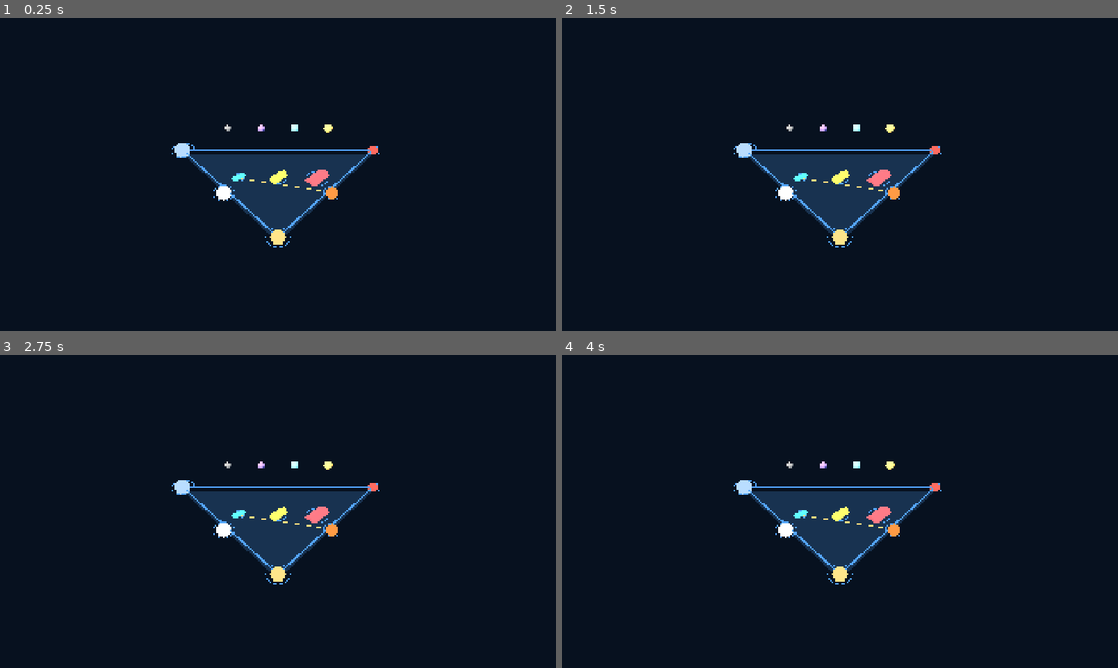
Above: before the commit, frames 1-4 (two rows, left to right).
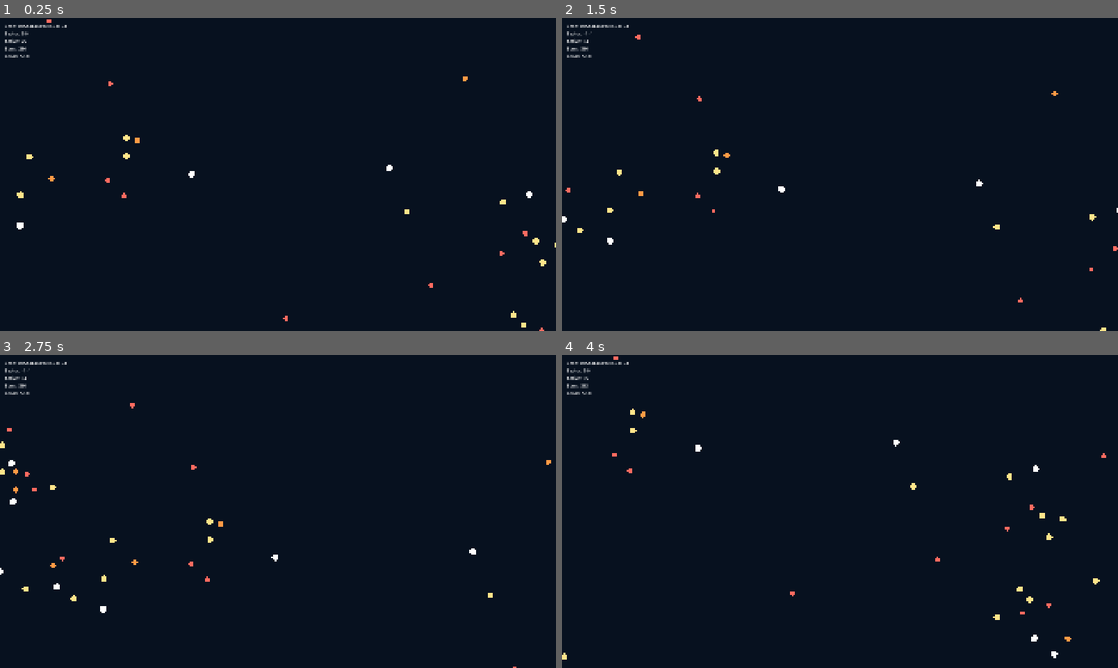
Above: after the commit, the same moments.

Repository: codephi/zodiakos-godot
Game: Godot game, scene res://scenes/demo/infinite_star_map_demo.tscn
Same seed, same stepped clock (60 frames per second), same inputs: the game is played once before the commit and once after it. Before the commit the project starts from res://scenes/demo/geometric_visual_demo.tscn.
Inputs (mouse positions are in pixels of both pictures, inside the frame that each line leads up to):
- Up to frame 1 (0.25 s): no input
- Up to frame 2 (1.5 s): tap Enter at 0.5 s; move the mouse to (962, 158) at 0.52 s; click (962, 158) at 0.67 s; tap Space at 1.25 s; drag from (728, 190) to (812, 237) at 1.27 s
- Up to frame 3 (2.75 s): tap Enter at 2 s; move the mouse to (333, 442) at 2.02 s; click (333, 442) at 2.17 s
- Up to frame 4 (4 s): tap Space at 2.75 s; drag from (812, 574) to (673, 464) at 2.77 s; tap Enter at 3.5 s; move the mouse to (1006, 558) at 3.52 s; click (1006, 558) at 3.67 s

The runs differ from the first frame. In frame 1, 6.0% of the frame differs, in the area x 0-100%, y 0-100%; in frame 2, 5.9%; in frame 3, 6.0%; in frame 4, 6.0%, in the area x 0-98%, y 0-98%.

Commit message:
feat: add infinite procedural star map demo

Diff:
--- a/project.godot
+++ b/project.godot
@@ -12,7 +12,7 @@
 
 config/name="Zodiakos"
 config/features=PackedStringArray("4.7")
-run/main_scene="res://scenes/demo/geometric_visual_demo.tscn"
+run/main_scene="res://scenes/demo/infinite_star_map_demo.tscn"
 
 [display]
 
--- /dev/null
+++ b/scenes/demo/infinite_star_map_demo.tscn
@@ -0,0 +1,6 @@
+[gd_scene load_steps=2 format=3]
+
+[ext_resource path="res://scripts/demo/infinite_star_map_demo.gd" type="Script" id="1"]
+
+[node name="InfiniteStarMapDemo" type="Node3D"]
+script = ExtResource("1")
--- /dev/null
+++ b/scripts/demo/infinite_star_map_demo.gd
@@ -0,0 +1,71 @@
+extends Node3D
+
+const CameraType = preload("res://scripts/adapters/godot_view/map_camera_controller.gd")
+const ViewType = preload("res://scripts/adapters/godot_view/star_field_view.gd")
+const StreamType = preload("res://scripts/adapters/godot_view/sector_stream_controller.gd")
+const Generator = preload("res://scripts/domain/universe/universe_generator.gd")
+const Config = preload("res://scripts/domain/universe/universe_generator_config.gd")
+
+var stats_label: Label
+var map_camera
+var sector_view
+var stream
+
+
+func _init() -> void:
+	map_camera = CameraType.new()
+	map_camera.name = "MapCamera"
+	add_child(map_camera)
+
+	sector_view = ViewType.new()
+	sector_view.name = "SectorRoot"
+	add_child(sector_view)
+
+	stream = StreamType.new()
+	stream.name = "SectorStreamController"
+	add_child(stream)
+
+	_add_environment()
+	_add_hud()
+	map_camera.logical_position_changed.connect(stream.update_center)
+	map_camera.zoom_changed.connect(_on_zoom_changed)
+	stream.stats_changed.connect(_update_stats)
+	stream.configure(Generator.new(), sector_view, map_camera.logical_position)
+
+
+func _add_environment() -> void:
+	var world := WorldEnvironment.new()
+	world.name = "WorldEnvironment"
+	var environment := Environment.new()
+	environment.background_mode = Environment.BG_COLOR
+	environment.background_color = Color("07111f")
+	environment.ambient_light_source = Environment.AMBIENT_SOURCE_COLOR
+	environment.ambient_light_color = Color.WHITE
+	environment.ambient_light_energy = 1.0
+	world.environment = environment
+	add_child(world)
+
+
+func _add_hud() -> void:
+	var layer := CanvasLayer.new()
+	layer.name = "DebugHud"
+	add_child(layer)
+	stats_label = Label.new()
+	stats_label.name = "Stats"
+	stats_label.position = Vector2(16, 16)
+	layer.add_child(stats_label)
+
+
+func _update_stats(sectors: int, stars: int, center_key: String) -> void:
+	stats_label.text = (
+		"Seed: 0x%X\nSector: %s\nActive: %d\nStars: %d\nZoom: %.1f"
+		% [Config.GLOBAL_SEED, center_key, sectors, stars, map_camera.size]
+	)
+
+
+func _on_zoom_changed(_new_size: float) -> void:
+	_update_stats(
+		sector_view.active_sector_count(),
+		sector_view.star_count(),
+		map_camera.logical_position.sector.key()
+	)
--- /dev/null
+++ b/tests/demo/test_infinite_star_map_demo.gd
@@ -0,0 +1,39 @@
+extends "res://tests/test_case.gd"
+
+const Demo = preload("res://scenes/demo/infinite_star_map_demo.tscn")
+
+
+func run() -> void:
+	_test_composes_infinite_map_and_progressively_loads_initial_sectors()
+	_test_hud_reports_map_stats_and_zoom()
+
+
+func _test_composes_infinite_map_and_progressively_loads_initial_sectors() -> void:
+	var demo = Demo.instantiate()
+	var camera = demo.get_node_or_null("MapCamera")
+	var stream = demo.get_node_or_null("SectorStreamController")
+	var sector_root = demo.get_node_or_null("SectorRoot")
+	assert_true(camera != null, "map camera exists")
+	assert_true(stream != null, "stream controller exists")
+	assert_true(sector_root != null, "sector root exists")
+	assert_true(demo.get_node_or_null("DebugHud/Stats") != null, "debug HUD exists")
+	assert_equal(sector_root.active_sector_count(), 0, "initial load starts progressively")
+	stream.process_pending(1)
+	assert_equal(sector_root.active_sector_count(), 1, "one pending sector loads")
+	stream.process_pending(100)
+	assert_equal(sector_root.active_sector_count(), 25, "initial sectors load")
+	demo.free()
+
+
+func _test_hud_reports_map_stats_and_zoom() -> void:
+	var demo = Demo.instantiate()
+	var camera = demo.get_node("MapCamera")
+	var stats = demo.get_node("DebugHud/Stats")
+	assert_true(stats.text.contains("Seed: 0x5A4F4449414B4F53"), "HUD shows fixed seed")
+	assert_true(stats.text.contains("Sector: 0:0"), "HUD shows center sector")
+	assert_true(stats.text.contains("Active: 0"), "HUD shows active sectors")
+	assert_true(stats.text.contains("Stars: 0"), "HUD shows visible stars")
+	assert_true(stats.text.contains("Zoom: 50.0"), "HUD shows initial zoom")
+	camera.apply_zoom_steps(1)
+	assert_true(stats.text.contains("Zoom: 44.0"), "HUD refreshes after zoom")
+	demo.free()
--- a/tests/test_runner.gd
+++ b/tests/test_runner.gd
@@ -10,6 +10,7 @@
 	preload("res://tests/visuals/test_visual_palette.gd"),
 	preload("res://tests/visuals/test_geometric_components.gd"),
 	preload("res://tests/demo/test_geometric_visual_demo.gd"),
+	preload("res://tests/demo/test_infinite_star_map_demo.gd"),
 ]
 
 
